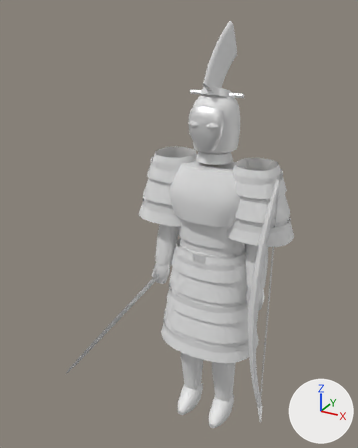
An edit to the glTF model assets/models/suits/ru.glb, drawn before and after from the same camera.
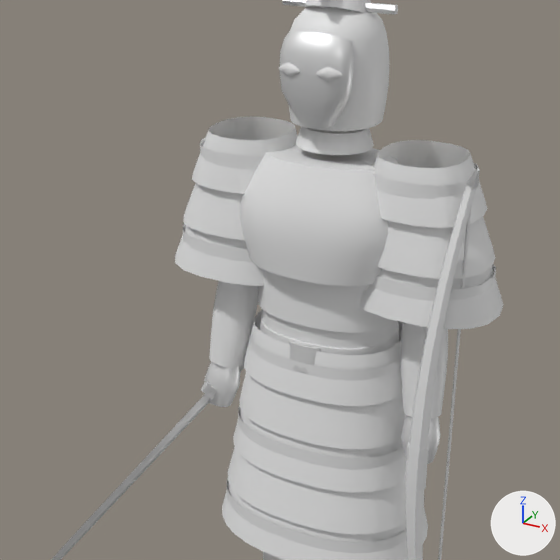
Each version is shown whole from a 50 mm camera at (1.08, -2.36, 2.47) aimed at (-0.16, -0.11, 1.34), then close up on the part from 16% to 90% of the width and 20% to 79% of the height. The lights are fixed; the arrows at lower right show +X, +Y and +Z. The older version's two pictures come first. Objects named as collision shapes, trigger or cutter boxes, shadow casters or lower levels of detail are left out. Vertices at exactly the same position are counted once.

The scene before the commit, as lines of its bpy script (objects in view):
```python
mat_scloth_ru = principled_material('sCloth_ru')
mat_scloth_ru.base_color = (0.723, 0.665, 0.546)  # pale yellow #ddd5c3
mat_scloth_ru.roughness = 0.85
me_ru_lod0 = bpy.data.meshes.new('ru_lod0')
me_ru_lod0.from_pydata(...)  # 7496 vertices, 13576 faces; spans x -0.69..0.47, y -0.58..0.25, z -0.03..2.4
# faces by material slot: [11128, 1344, 1104]
me_ru_lod0.materials.append(mat_slam)  # white #e7e7e7
me_ru_lod0.materials.append(mat_scloth_ru)  # pale yellow #ddd5c3
me_ru_lod0.materials.append(mat_sbronze)  # white #e7e7e7
ob_ru_lod0 = bpy.data.objects.new('ru_lod0', me_ru_lod0)
ob_ru_lod0.location = (0.0, 0.0, 0.0)
```
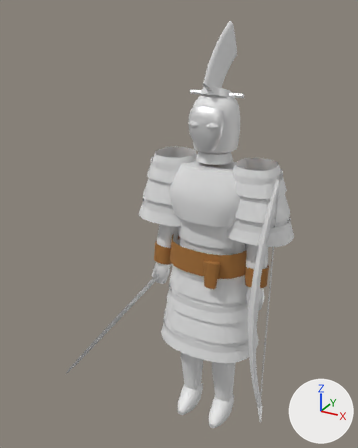
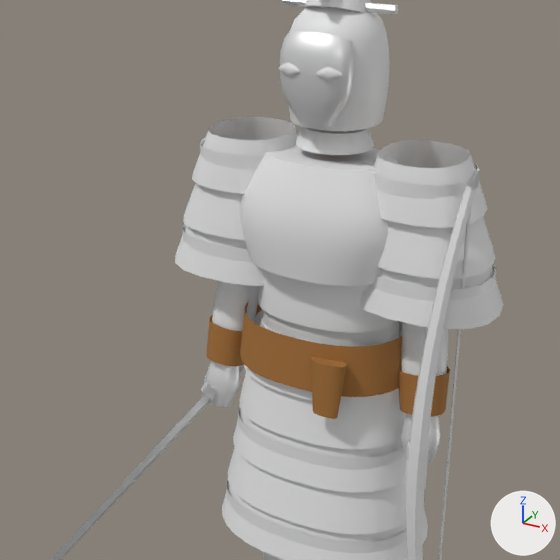
Edits to the bpy script that builds the scene:
```text
Change mat_scloth_ru:
    mat_scloth_ru.base_color: (0.723, 0.665, 0.546) -> (0.376, 0.162, 0.0369)  # pale yellow #ddd5c3 -> brown #a57036
Change me_ru_lod0:
    used by ob_ru_lod0; location = (0.0, 0.0, 0.0)
    remove me_ru_lod0.from_pydata(...)  # 7496 vertices, 13576 faces; spans x -0.69..0.47, y -0.58..0.25, z -0.03..2.4
    add me_ru_lod0.from_pydata(...)  # 7836 vertices, 14124 faces; spans x -0.69..0.47, y -0.58..0.25, z -0.03..2.4
    me_ru_lod0 part 1: a new loose piece of 160 vertices spanning x -0.25..0.25, y -0.2..0.2, z 1.1..1.24, in mat_scloth_ru (brown #a57036)
    me_ru_lod0 part 2: a new loose piece of 64 vertices spanning x -0.36..-0.22, y -0.1..0.03, z 1.04..1.17, in mat_scloth_ru (brown #a57036)
    me_ru_lod0 part 3: a new loose piece of 64 vertices spanning x 0.22..0.36, y -0.1..0.03, z 1.04..1.17, in mat_scloth_ru (brown #a57036)
    me_ru_lod0 part 4: a new loose piece of 52 vertices spanning x 0.04..0.14, y -0.22..-0.17, z 1.05..1.21, in mat_scloth_ru (brown #a57036)
```

Pixel boxes (x1, y1, x2, y2) of what changed, in the close-ups (560 x 560 px):
'ru_lod0', recoloured, reshaped
    both: (51, 0, 503, 560)
part 1 of me_ru_lod0, added (brown)
    after: (240, 302, 402, 397)
part 2 of me_ru_lod0, added (brown)
    after: (207, 315, 244, 366)
part 3 of me_ru_lod0, added (brown)
    after: (399, 367, 450, 417)
part 4 of me_ru_lod0, added (brown)
    after: (311, 357, 347, 419)
